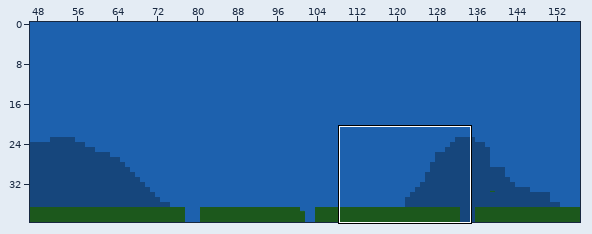
One commit to this Tiled map: assets/tilemap_t.tmx. Above, an overview of the earlier version with the close-up marked.
Close-up. The starting point:
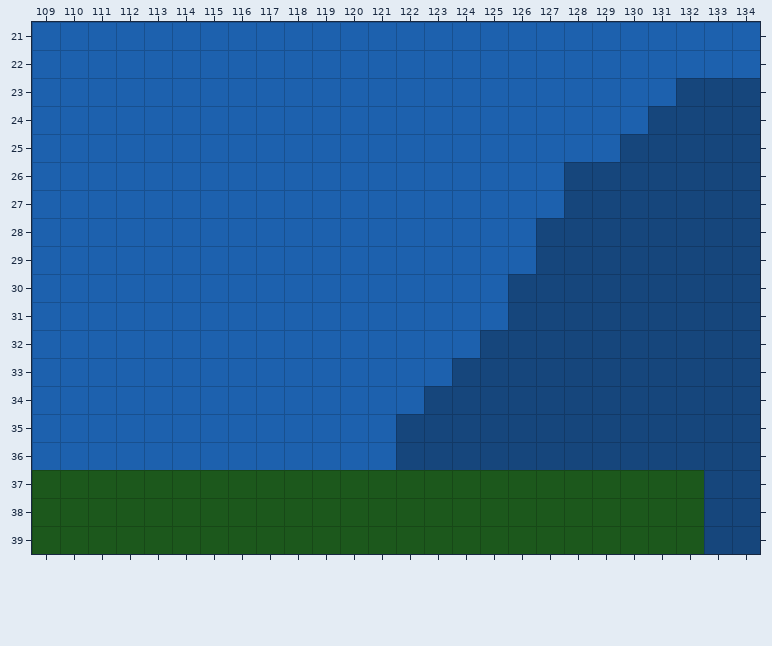
Cells are 32x32 px. Shown: x 109..134, y 21..39. The commit also changed other parts of the map, which this record leaves out.
After:
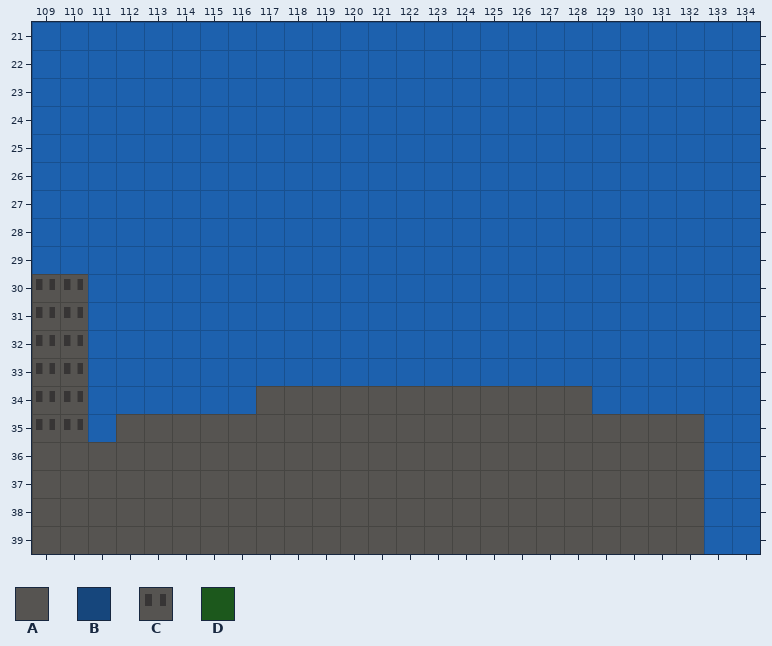
Key: from "tileset": A 51, B 75, C 104, D 125.
_ is an empty cell.
Tiles replaced or removed in this view: B, D.
The exact change:
Changed rows in their new state; . is an unchanged cell.
Layer "MidGround":
first column x 109:
23 .......................___
24 ......................____
25 ....................._____
26 ..................._______
27 ..................._______
28 ..................________
29 ..................________
30 CC..............._________
31 CC..............._________
32 CC..............__________
33 CC.............___________
34 CC............____________
35 CC..........._____________
36 ............._____________
37 ........................__
38 ........................__
39 ........................__
Layer "Platform":
first column x 109:
34 ........AAAAAAAAAAAA....
35 ...AAAAAAAAAAAAAAAAAAAAA
36 AAAAAAAAAAAAAAAAAAAAAAAA
37 AAAAAAAAAAAAAAAAAAAAAAAA
38 AAAAAAAAAAAAAAAAAAAAAAAA
39 AAAAAAAAAAAAAAAAAAAAAAAA
